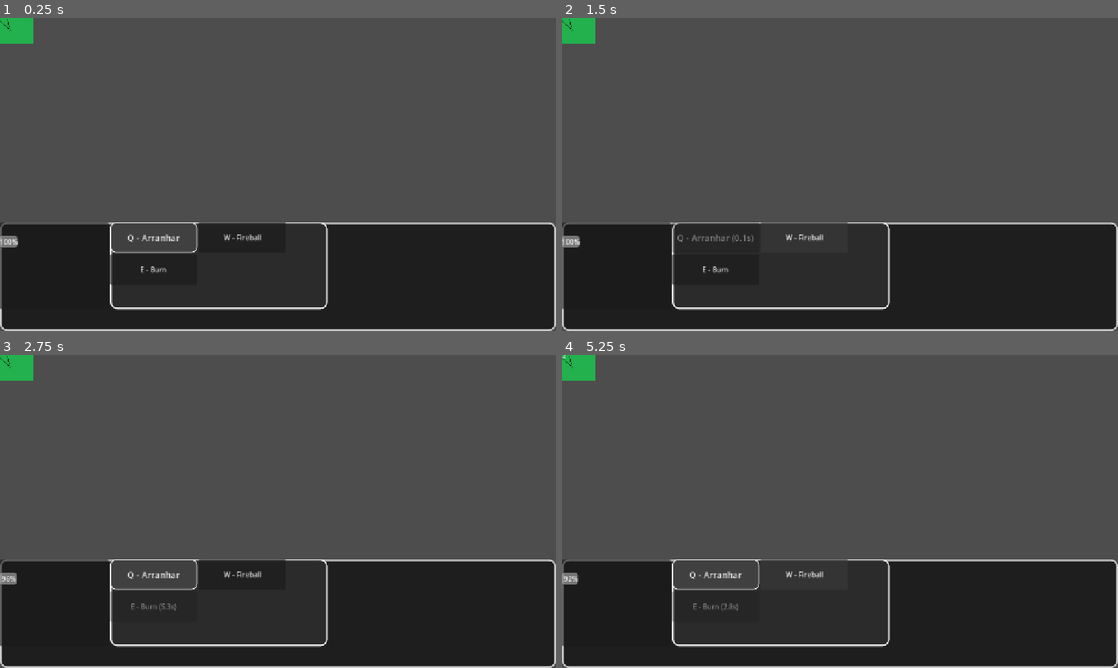
Above: before the commit, frames 1-4 (two rows, left to right).
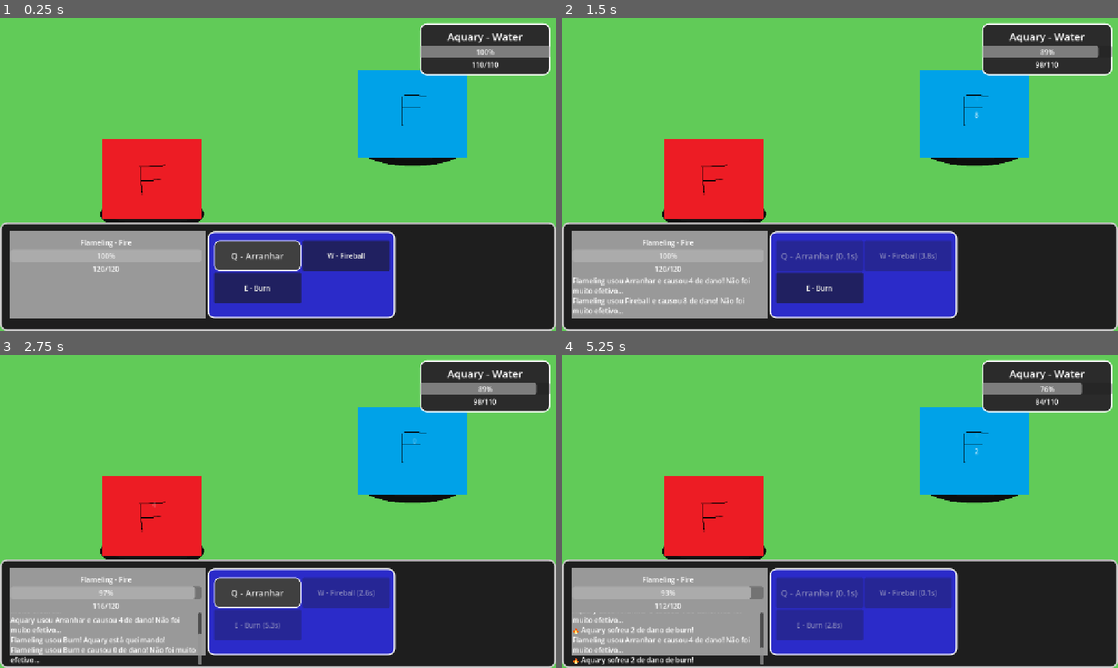
Above: after the commit, the same moments.

Repository: DudaR18/DisciplinaJogos---Monstaria-jogo-pokemon-
Game: Godot game, scene res://Scenes/Battle.tscn
The game is run twice, just before and just after one commit, with the same random seed, the same clock (stepped at 60 frames per second) and the same inputs. The engine's default icon, where the game draws it, is replaced by a stand-in: a white triangle on a blue panel in a dark square.
Inputs (mouse positions are in pixels of both pictures, inside the frame that each line leads up to):
- Up to frame 1 (0.25 s): no input
- Up to frame 2 (1.5 s): click "Q - Arranhar" at 0.5 s; click "W - Fireball" at 1.25 s
- Up to frame 3 (2.75 s): click "E - Burn" at 2 s
- Up to frame 4 (5.25 s): click "Q - Arranhar" at 2.75 s; click (806, 574) at 3.5 s, where only the run before the commit has a clickable "W - Fireball"; click "Q - Arranhar" at 4.25 s; click (806, 574) at 5 s, where only the run before the commit has a clickable "W - Fireball"

The runs differ from the first frame. In frame 1, 85% of the frame differs, in the area x 0-100%, y 0-100%; in frame 2, 85%; in frame 3, 85%; in frame 4, 86%.

Commit message:
UI aperfeiçoada + mudança mecanicas

Diff:
--- a/Scenes/Battle.tscn
+++ b/Scenes/Battle.tscn
@@ -2,15 +2,52 @@
 
 [ext_resource type="Script" uid="uid://cutu75oe6ftj5" path="res://Scripts/battle.gd" id="1_vr6xi"]
 [ext_resource type="PackedScene" uid="uid://c22w8vhrxd8gw" path="res://Scenes/Creature.tscn" id="1_wvl2i"]
+[ext_resource type="Texture2D" uid="uid://dibqfa788bhs1" path="res://Assets/Sprites/Filler -2.PNG" id="2_p46lj"]
 [ext_resource type="PackedScene" uid="uid://c4lyn1kti7xc" path="res://Scenes/BattleHUD.tscn" id="3_2h7oj"]
+[ext_resource type="Texture2D" uid="uid://biqhs28cd8q1p" path="res://Assets/Sprites/sombra.png" id="4_1samx"]
+
+[sub_resource type="RectangleShape2D" id="RectangleShape2D_2h7oj"]
+
+[sub_resource type="RectangleShape2D" id="RectangleShape2D_1samx"]
 
 [node name="Battle" type="Node2D" unique_id=798287703]
 script = ExtResource("1_vr6xi")
 
+[node name="Background" type="Sprite2D" parent="." unique_id=670579679]
+show_behind_parent = true
+scale = Vector2(300, 300)
+texture = ExtResource("2_p46lj")
+
+[node name="PlayerShadow" type="Sprite2D" parent="." unique_id=1070459800]
+show_behind_parent = true
+position = Vector2(350, 450)
+texture = ExtResource("4_1samx")
+
+[node name="EnemyShadow" type="Sprite2D" parent="." unique_id=809595316]
+show_behind_parent = true
+position = Vector2(950, 300)
+texture = ExtResource("4_1samx")
+
 [node name="PlayerCreature" parent="." unique_id=1290351828 instance=ExtResource("1_wvl2i")]
+position = Vector2(350, 370)
+scale = Vector2(0.8, 0.8)
+
+[node name="Sprite2D2" type="Sprite2D" parent="PlayerCreature" unique_id=558464749]
+scale = Vector2(0.2, 0.2)
+
+[node name="CollisionShape2D2" type="CollisionShape2D" parent="PlayerCreature" unique_id=938784057]
+shape = SubResource("RectangleShape2D_2h7oj")
 
 [node name="EnemyCreature" parent="." unique_id=2091657029 instance=ExtResource("1_wvl2i")]
-creature_id = "leafbat"
+position = Vector2(950, 220)
+scale = Vector2(0.8, 0.8)
+creature_id = "aquary"
+
+[node name="Sprite2D2" type="Sprite2D" parent="EnemyCreature" unique_id=598386548]
+scale = Vector2(0.2, 0.2)
+
+[node name="CollisionShape2D2" type="CollisionShape2D" parent="EnemyCreature" unique_id=2086824751]
+shape = SubResource("RectangleShape2D_1samx")
 
 [node name="CanvasLayer" type="CanvasLayer" parent="." unique_id=1943694037]
 
--- a/Scenes/BattleHUD.tscn
+++ b/Scenes/BattleHUD.tscn
@@ -14,8 +14,10 @@
 corner_radius_bottom_right = 15
 corner_radius_bottom_left = 15
 
+[sub_resource type="StyleBoxFlat" id="StyleBoxFlat_u6200"]
+
 [sub_resource type="StyleBoxFlat" id="StyleBoxFlat_juv84"]
-bg_color = Color(0.16862746, 0.16862746, 0.16862746, 1)
+bg_color = Color(0.16862746, 0.16862746, 0.7882353, 1)
 border_width_left = 3
 border_width_top = 3
 border_width_right = 3
@@ -73,12 +75,16 @@
 
 [node name="MainBottomLayout" type="HBoxContainer" parent="BottomPanel" unique_id=1976933112]
 layout_mode = 0
-offset_right = 40.0
-offset_bottom = 40.0
+offset_left = 24.0
+offset_top = 21.0
+offset_right = 910.0
+offset_bottom = 221.0
 
 [node name="PlayerInfo" type="Panel" parent="BottomPanel/MainBottomLayout" unique_id=172849532]
-custom_minimum_size = Vector2(250, 200)
+custom_minimum_size = Vector2(450, 200)
 layout_mode = 2
+size_flags_horizontal = 3
+theme_override_styles/panel = SubResource("StyleBoxFlat_u6200")
 
 [node name="VBoxContainer" type="VBoxContainer" parent="BottomPanel/MainBottomLayout/PlayerInfo" unique_id=1465370529]
 layout_mode = 0
@@ -86,20 +92,32 @@
 offset_bottom = 40.0
 
 [node name="foto" type="TextureRect" parent="BottomPanel/MainBottomLayout/PlayerInfo/VBoxContainer" unique_id=1912710458]
+custom_minimum_size = Vector2(10, 10)
 layout_mode = 2
+expand_mode = 1
 
 [node name="PlayerName" type="Label" parent="BottomPanel/MainBottomLayout/PlayerInfo/VBoxContainer" unique_id=1667081937]
 layout_mode = 2
+horizontal_alignment = 1
 
 [node name="PlayerHPBar" type="ProgressBar" parent="BottomPanel/MainBottomLayout/PlayerInfo/VBoxContainer" unique_id=2054075972]
+custom_minimum_size = Vector2(250, 30)
 layout_mode = 2
 
+[node name="PlayerHPText" type="Label" parent="BottomPanel/MainBottomLayout/PlayerInfo/VBoxContainer" unique_id=700210570]
+layout_mode = 2
+horizontal_alignment = 1
+
 [node name="combatlog" type="RichTextLabel" parent="BottomPanel/MainBottomLayout/PlayerInfo/VBoxContainer" unique_id=765065598]
+custom_minimum_size = Vector2(440, 120)
 layout_mode = 2
+scroll_following = true
+justification_flags = 227
 
 [node name="AttackPanel" type="Panel" parent="BottomPanel/MainBottomLayout" unique_id=843976966]
-custom_minimum_size = Vector2(500, 200)
+custom_minimum_size = Vector2(400, 200)
 layout_mode = 2
+size_flags_horizontal = 3
 theme_override_styles/panel = SubResource("StyleBoxFlat_juv84")
 
 [node name="AttackGrid" type="GridContainer" parent="BottomPanel/MainBottomLayout/AttackPanel" unique_id=361270948]
@@ -107,6 +125,10 @@
 anchors_preset = 15
 anchor_right = 1.0
 anchor_bottom = 1.0
+offset_left = 15.0
+offset_top = 21.0
+offset_right = 19.0
+offset_bottom = -6.0
 grow_horizontal = 2
 grow_vertical = 2
 columns = 2
@@ -126,25 +148,26 @@
 layout_mode = 2
 
 [node name="EnemyInfo" type="Panel" parent="." unique_id=1063511795]
-custom_minimum_size = Vector2(300, 160)
+custom_minimum_size = Vector2(300, 120)
 layout_mode = 1
 anchors_preset = 1
 anchor_left = 1.0
 anchor_right = 1.0
-offset_left = -1630.0
-offset_top = 40.0
-offset_right = -1590.0
-offset_bottom = 80.0
+offset_left = -313.0
+offset_top = -708.0
+offset_right = -13.0
+offset_bottom = -588.0
 grow_horizontal = 0
 theme_override_styles/panel = SubResource("StyleBoxFlat_vag6d")
 
 [node name="EnemyLayout" type="VBoxContainer" parent="EnemyInfo" unique_id=1334024045]
+custom_minimum_size = Vector2(300, 120)
 layout_mode = 0
 offset_right = 40.0
 offset_bottom = 40.0
 
 [node name="EnemySprite" type="TextureRect" parent="EnemyInfo/EnemyLayout" unique_id=226958558]
-custom_minimum_size = Vector2(100, 100)
+custom_minimum_size = Vector2(10, 10)
 layout_mode = 2
 expand_mode = 1
 stretch_mode = 5
@@ -153,7 +176,12 @@
 layout_mode = 2
 theme_override_font_sizes/font_size = 24
 text = "INIMIGO"
+horizontal_alignment = 1
 
 [node name="EnemyHPBar" type="ProgressBar" parent="EnemyInfo/EnemyLayout" unique_id=414356982]
-custom_minimum_size = Vector2(250, 30)
+custom_minimum_size = Vector2(250, 28)
 layout_mode = 2
+
+[node name="EnemyHPText" type="Label" parent="EnemyInfo/EnemyLayout" unique_id=70677029]
+layout_mode = 2
+horizontal_alignment = 1
--- a/Scenes/Creature.tscn
+++ b/Scenes/Creature.tscn
@@ -12,4 +12,5 @@
 shape = SubResource("RectangleShape2D_xbil5")
 
 [node name="Sprite2D" type="Sprite2D" parent="." unique_id=1959140471]
+scale = Vector2(2, 2)
 texture = ExtResource("2_s16ri")
--- a/Scripts/battle.gd
+++ b/Scripts/battle.gd
@@ -3,7 +3,6 @@
 @onready var player = $PlayerCreature
 @onready var enemy = $EnemyCreature
 @onready var hud = $CanvasLayer/BattleHud
-
 
 func _ready():
 	enemy_ai()
@@ -20,7 +19,7 @@
 func on_enemy_died():
 	print("SEU INIMIGO FOI DERROTADO! VOCÊ VENCEU O JOGO!")
 
-func _process(delta):
+func _process(_delta):
 #	if Input.is_action_just_pressed("ui_select"):
 #		enemy.attack(player)
 
@@ -39,23 +38,129 @@
 	hud.update_battle_info(player, enemy)
 
 func enemy_ai():
+
 	while enemy.hp > 0 and player.hp > 0:
 
 		await get_tree().create_timer(2.0).timeout
 
 		var random_attack = enemy.attacks.pick_random()
 
-		enemy.attack(
+
+		var success = enemy.attack(
 			player,
 			random_attack
 		)
+
+
+		if success:
+
+			var damage = enemy.calculate_damage(
+				player,
+				random_attack.damage,
+				random_attack.type
+			)
+
+
+			var multiplier = enemy.get_type_multiplier(
+				player,
+				random_attack.type
+			)
+
+
+			var effectiveness_text = ""
+
+
+			if multiplier > 1:
+				effectiveness_text = " É super efetivo!"
+
+			elif multiplier < 1:
+				effectiveness_text = " Não foi muito efetivo..."
+
+
+			hud.add_log(
+				enemy.creature_name +
+				" usou " +
+				random_attack.name +
+				" e causou " +
+				str(damage) +
+				" de dano!" +
+				effectiveness_text
+			)
 
 func on_attack_selected(index):
 
 	if index >= player.attacks.size():
 		return
 
-	player.attack(
+	var attack_data = player.attacks[index]
+
+
+	var success = player.attack(
 		enemy,
-		player.attacks[index]
+		attack_data
 	)
+
+
+	if success:
+
+		var damage = player.calculate_damage(
+			enemy,
+			attack_data.damage,
+			attack_data.type
+		)
+
+		var multiplier = player.get_type_multiplier(
+			enemy,
+			attack_data.type
+		)
+
+		var effectiveness_text = ""
+
+		if multiplier > 1:
+			effectiveness_text = " É super efetivo!"
+
+		elif multiplier < 1:
+			effectiveness_text = " Não foi muito efetivo..."
+
+		hud.add_log(
+			player.creature_name +
+			" usou " +
+			attack_data.name +
+			" e causou " +
+			str(damage) +
+			" de dano!" +
+			effectiveness_text
+		)
+func show_status_log(attacker, target, attack_data):
+
+	match attack_data.effect:
+
+		"burn":
+			hud.add_log(
+				attacker.creature_name +
+				" usou " +
+				attack_data.name +
+				"! " +
+				target.creature_name +
+				" está queimando!"
+			)
+
+		"freeze":
+			hud.add_log(
+				attacker.creature_name +
+				" usou " +
+				attack_data.name +
+				"! Um ataque de " +
+				target.creature_name +
+				" foi congelado!"
+			)
+
+		"paralyze":
+			hud.add_log(
+				attacker.creature_name +
+				" usou " +
+				attack_data.name +
+				"! " +
+				target.creature_name +
+				" está paralisado!"
+			)
--- a/Scripts/battle_hud.gd
+++ b/Scripts/battle_hud.gd
@@ -7,9 +7,15 @@
 @onready var attack3 = $BottomPanel/MainBottomLayout/AttackPanel/AttackGrid/Attack3
 
 @onready var player_hp_bar = $BottomPanel/MainBottomLayout/PlayerInfo/VBoxContainer/PlayerHPBar
+@onready var player_name = $BottomPanel/MainBottomLayout/PlayerInfo/VBoxContainer/PlayerName
+@onready var player_hp_text = $BottomPanel/MainBottomLayout/PlayerInfo/VBoxContainer/PlayerHPText
+
 @onready var enemy_hp_bar = $EnemyInfo/EnemyLayout/EnemyHPBar
 @onready var enemy_name = $EnemyInfo/EnemyLayout/EnemyName
 @onready var enemy_sprite = $EnemyInfo/EnemyLayout/EnemySprite
+@onready var enemy_hp_text = $EnemyInfo/EnemyLayout/EnemyHPText
+
+@onready var combat_log = $BottomPanel/MainBottomLayout/PlayerInfo/VBoxContainer/combatlog
 
 var current_attacks = []
 var player_ref
@@ -28,7 +34,7 @@
 	if current_attacks.size() > 2:
 		attack3.text = "E - " + current_attacks[2].name
 
-func _process(delta):
+func _process(_delta):
 
 	if current_attacks.size() <= 0:
 		return
@@ -53,8 +59,27 @@
 
 func update_attack_button(button, attack_data):
 
+	if attack_data.name == player_ref.frozen_attack:
+		button.text = (
+			"❄ " +
+			attack_data.name
+		)
+
+		button.disabled = true
+
+		return
+
+	if player_ref.is_paralyzed:
+		button.text = (
+			"⚡ " +
+			attack_data.name
+		)
+
+		button.disabled = true
+
+		return
+
 	var cooldown = player_ref.attack_cooldowns[attack_data.name]
-
 
 	if cooldown > 0:
 
@@ -115,10 +140,33 @@
 
 	player_hp_bar.max_value = player.max_hp
 	player_hp_bar.value = player.hp
+	player_hp_text.text = (
+		str(player.hp) +
+		"/" +
+		str(player.max_hp)
+	)
+
+	player_name.text = (
+		player.creature_name +
+		" - " +
+		player.creature_type.capitalize()
+	)
 
 	enemy_hp_bar.max_value = enemy.max_hp
 	enemy_hp_bar.value = enemy.hp
+	enemy_hp_text.text = (
+		str(enemy.hp) +
+		"/" +
+		str(enemy.max_hp)
+	)
 
-	enemy_name.text = enemy.creature_name
+	enemy_name.text = (
+		enemy.creature_name +
+		" - " +
+		enemy.creature_type.capitalize()
+	)
 
-	enemy_sprite.texture = load(enemy.sprite_path)
+	#enemy_sprite.texture = load(enemy.sprite_path)
+
+func add_log(text):
+	combat_log.text += text + "\n"
--- a/Scripts/creature.gd
+++ b/Scripts/creature.gd
@@ -11,11 +11,11 @@
 var hp = 0 #durante a batalha
 
 var is_paralyzed = false
-var is_frozen = false
+var paralysis_message_cooldown = false
+var frozen_attack = ""
 var burn_active = false
 
 var attacks = []
-var can_attack = true
 var attack_cooldowns = {}
 
 signal died
@@ -47,23 +47,41 @@
 
 	show_damage_text(amount)
 
-func attack(target: Creature, attack_data):
-	if not can_attack:
-		return
+func attack(target: Creature, attack_data) -> bool:
 
 	if attack_cooldowns[attack_data.name] > 0:
 		print("Ataque em cooldown!")
-		return
+		return false
 
 	if is_paralyzed:
-		print(creature_name, " está paralisado!")
-		return
-
-	if is_frozen:
-		print(creature_name, " está congelado!")
-		return
-
-	can_attack = false
+
+		if not paralysis_message_cooldown:
+			paralysis_message_cooldown = true
+
+			var battle = get_parent()
+
+			battle.hud.add_log(
+				creature_name +
+				" está paralisado!"
+			)
+
+			await get_tree().create_timer(1.0).timeout
+
+			paralysis_message_cooldown = false
+
+		return false
+
+	if attack_data.name == frozen_attack:
+		var battle = get_parent()
+
+		battle.hud.add_log(
+			creature_name +
+			" não pode usar " +
+			attack_data.name +
+			" porque está congelado!"
+		)
+
+		return false
 
 	var final_damage = calculate_damage(
 		target,
@@ -75,36 +93,49 @@
 
 	target.apply_effect(attack_data.effect, self)
 
+	var battle = get_parent()
+
+	if battle.has_method("show_status_log"):
+		battle.show_status_log(
+			self,
+			target,
+			attack_data
+		)
+
 	print(creature_name, " usou ", attack_data.name)
 
 	attack_cooldowns[attack_data.name] = attack_data.cooldown
 
-	await get_tree().create_timer(attack_data.cooldown).timeout
-
-	can_attack = true
+	return true
 
 func calculate_damage(target: Creature, base_damage, attack_type):
-	var multiplier = 1.0
+
+	var multiplier = get_type_multiplier(
+		target,
+		attack_type
+	)
+
+	return int(base_damage * multiplier)
+
+func get_type_multiplier(target, attack_type):
 
 	if attack_type == "fire" and target.creature_type == "grass":
-		multiplier = 1.5
+		return 1.5
 
 	elif attack_type == "grass" and target.creature_type == "water":
-		multiplier = 1.5
+		return 1.5
 
 	elif attack_type == "water" and target.creature_type == "fire":
-		multiplier = 1.5
+		return 1.5
 
 	elif attack_type == target.creature_type:
-		multiplier = 1.0
+		return 1.0
 
 	else:
-		multiplier = 0.5
-
-	return int(base_damage * multiplier)
+		return 0.5
 
 # Chama um func de efeito pra aplicar
-func apply_effect(effect_name, attacker):
+func apply_effect(effect_name, _attacker):
 
 	match effect_name:
 
@@ -131,21 +162,44 @@
 
 		receive_damage(2)
 
-		print(creature_name, " sofreu burn!")
+		var battle = get_parent()
+
+		battle.hud.add_log(
+			"🔥 " +
+			creature_name +
+			" sofreu 2 de dano de burn!"
+		)
 
 
 	burn_active = false
 
 # Aplica congelamento (agua)
 func apply_freeze():
-
-	is_frozen = true
-
-	print(creature_name, " congelado e não pode usar uma habilidade!")
-
-	await get_tree().create_timer(3.0).timeout
-
-	is_frozen = false
+	var available_attacks = []
+
+	for attack_data in attacks:
+
+		if attack_data.name != "Arranhar":
+			available_attacks.append(attack_data)
+
+	if available_attacks.size() <= 0:
+		return
+
+	var selected_attack = available_attacks.pick_random()
+
+	frozen_attack = selected_attack.name
+
+	print(
+		creature_name +
+		" teve o ataque " +
+		frozen_attack +
+		" congelado!"
+	)
+
+
+	await get_tree().create_timer(5.0).timeout
+
+	frozen_attack = ""
 
 # Aplica paralisia (grama)
 func apply_paralyze():
@@ -186,8 +240,8 @@
 
 		sprite.texture = load(data.sprite)
 
-	for attack in attacks:
-		attack_cooldowns[attack.name] = 0.0
+	for attack_data in attacks:
+		attack_cooldowns[attack_data.name] = 0.0
 
 func show_damage_text(amount):
 
Binary file added: Assets/Sprites/Filler -2.PNG
Not shown, added: Assets/Sprites/Filler -2.PNG.import
Binary file added: Assets/Sprites/sombra.png
Not shown, added: Assets/Sprites/sombra.png.import
